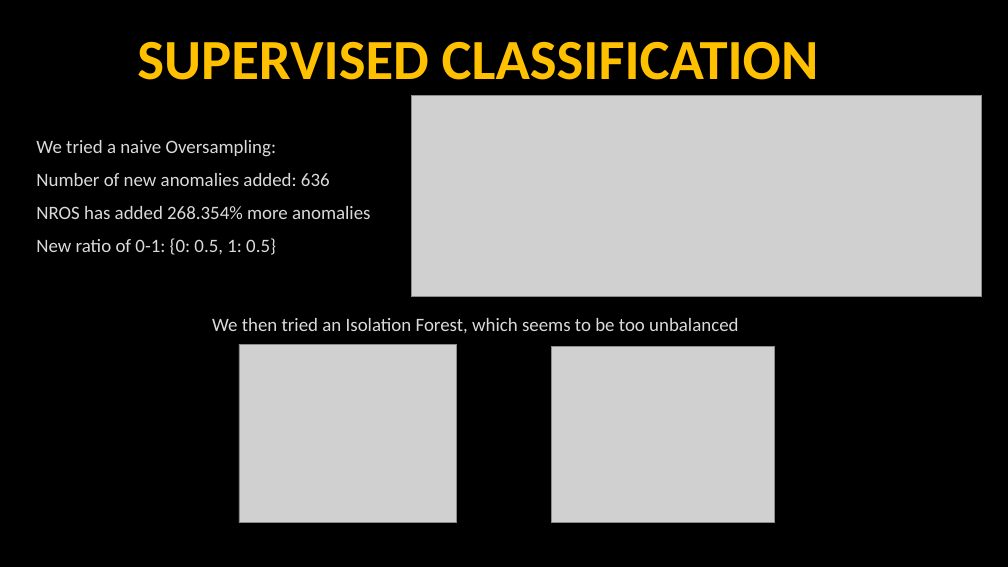
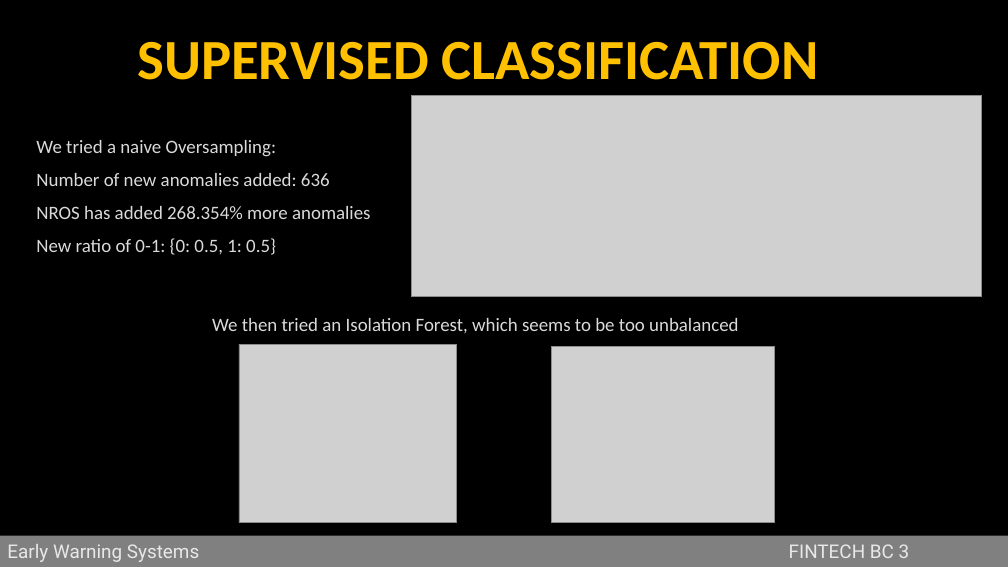
Before and after one commit to jstringara/Fintech, a slide deck: slide 8 of BC3/G/Bozza.pptx (slide 11 before the commit). Drawn at 1008x567 pixels with LibreOffice and Linux fonts; fonts in the diff are those of the drawing; grey boxes stand for pictures; background and template pictures are left out. Boxes give left, top, right and bottom in pixels: in the first picture for what was removed or moved away, otherwise in the second. Text is boxed around its words. In the diff, an @@ line names an element or a change of style, - is before the commit and + after.

```diff
--- a/BC3/G/Bozza.pptx
+++ b/BC3/G/Bozza.pptx
@@ rectangle added at (0,536,1008,567), fill #808080, 18 pt, text #E8E8EA @@
+Early Warning Systems FINTECH BC 3
```
Also in this commit, not shown: 4 other slides changed, 7 slides added, 9 slides removed, 1 other file.
